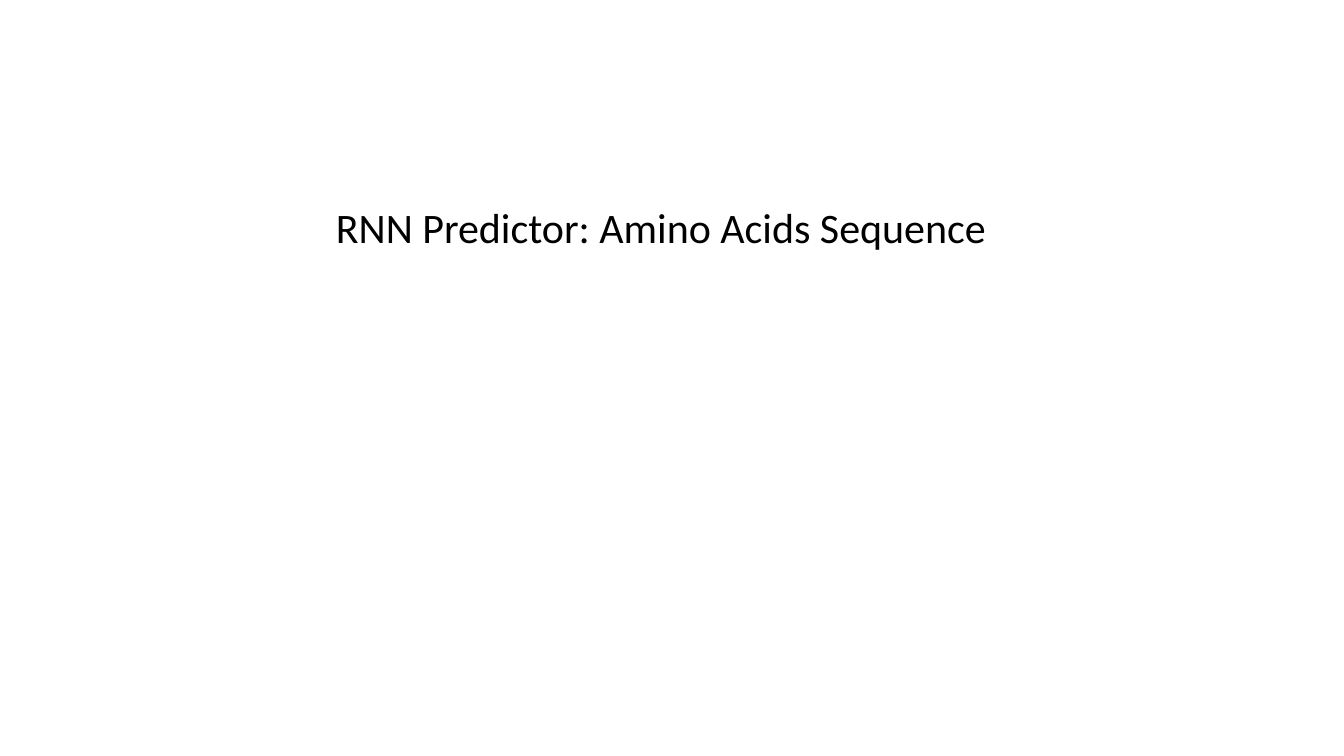
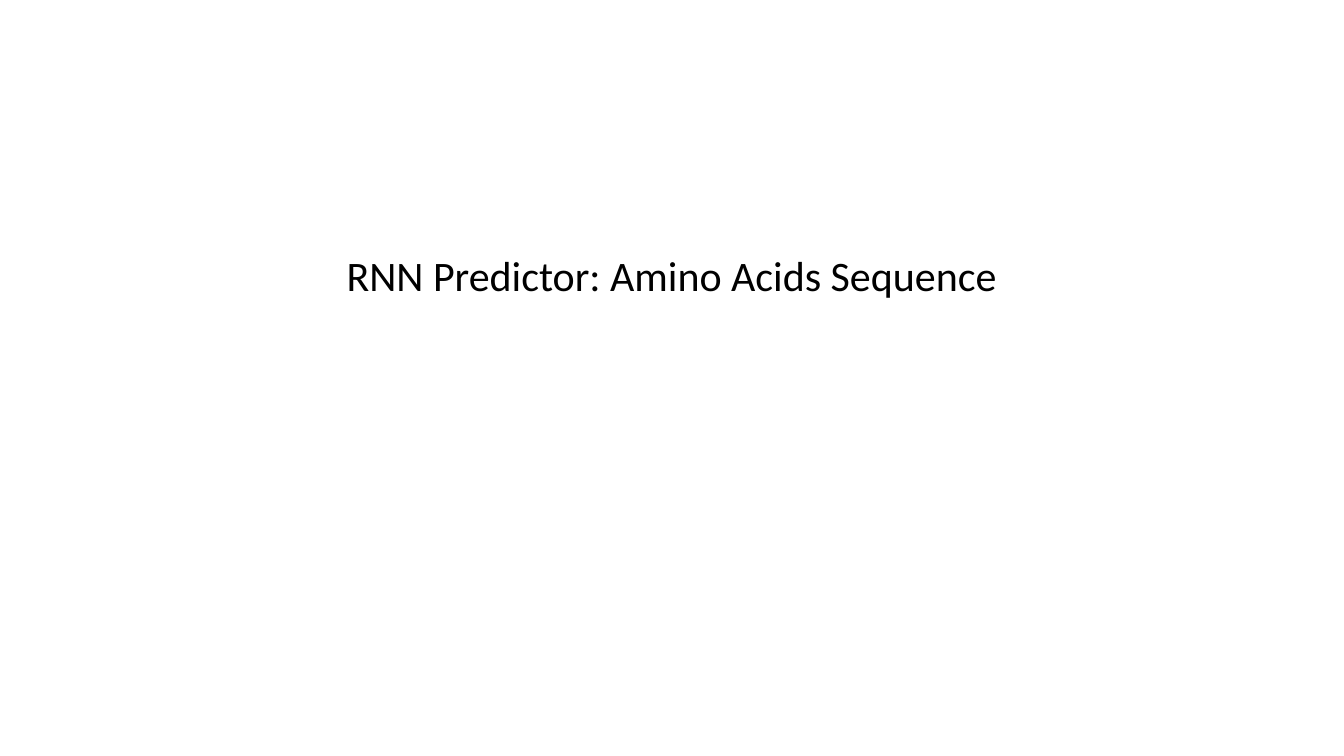
Before and after one commit to Tiezhengyuan/ml_epitope, a slide deck: slide 16 of cases/Epitope_Prediction_TiezhengYuan.pptx. Drawn at 1344x756 pixels with LibreOffice and Linux fonts; fonts in the diff are those of the drawing. Boxes give left, top, right and bottom in pixels: in the first picture for what was removed or moved away, otherwise in the second. Text is boxed around its words. In the diff, an @@ line names an element or a change of style, - is before the commit and + after.

```diff
--- a/cases/Epitope_Prediction_TiezhengYuan.pptx
+++ b/cases/Epitope_Prediction_TiezhengYuan.pptx
@@ title "RNN Predictor: Amino Acids Sequence": place and size @@
-title "RNN Predictor: Amino Acids Sequence" at (336, 214, 986, 250)
+title "RNN Predictor: Amino Acids Sequence" at (347, 262, 997, 298)
```
Also in this commit, not shown: 10 other slides changed, 1 slide added, 2 slides removed, 2 other files.
